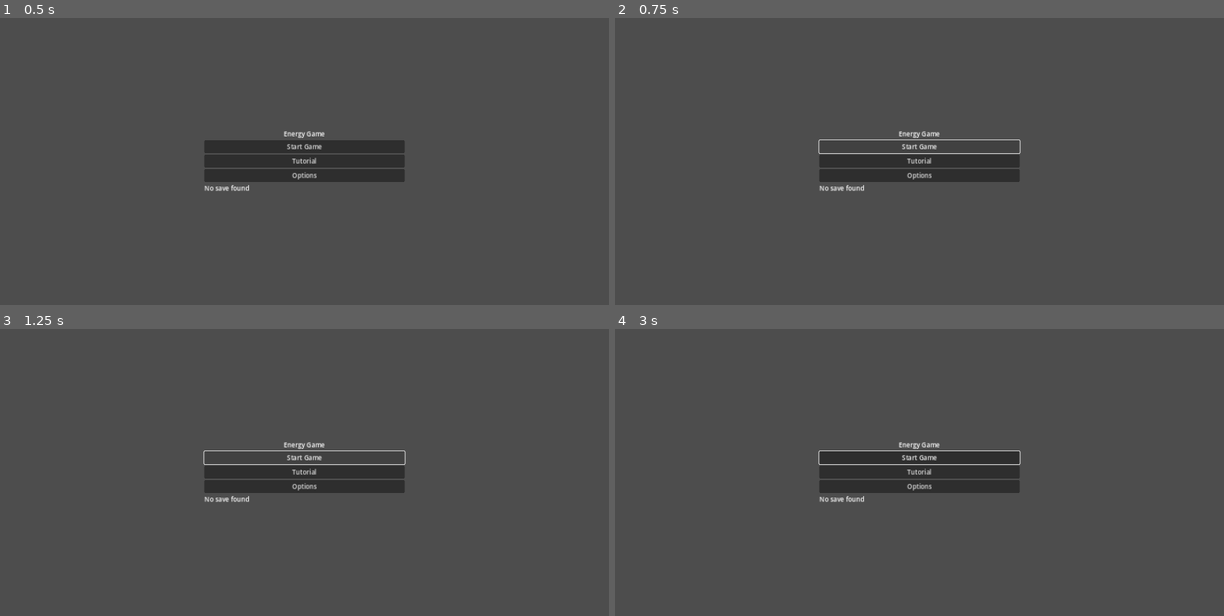
Above: before the commit, frames 1-4 (two rows, left to right).
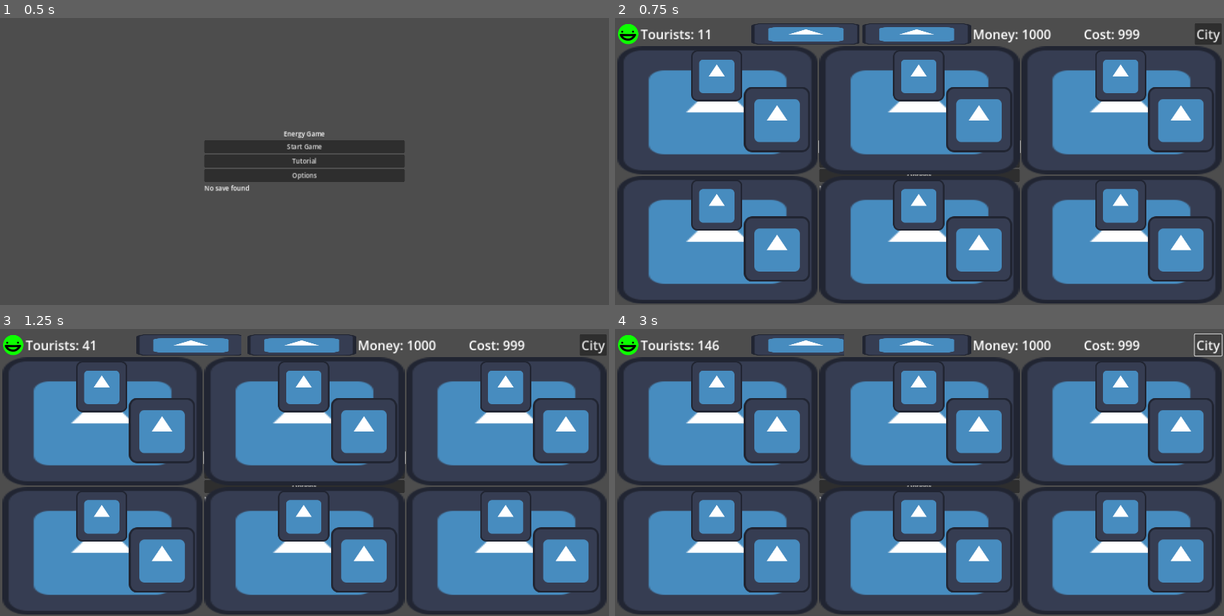
Above: after the commit, the same moments.

Repository: daniel-macias/energy-game
Game: Godot game, scene res://scenes/main.tscn
Two runs of this game, one before a commit and one after it. Both use one fixed random seed, a clock stepped at 60 frames per second and the inputs below. This scene is started directly instead of the project's main scene. The engine's default icon, where the game draws it, is replaced by a stand-in: a white triangle on a blue panel in a dark square.
Inputs (mouse positions are in pixels of both pictures, inside the frame that each line leads up to):
- Up to frame 1 (0.5 s): no input
- Up to frame 2 (0.75 s): click "Start Game" at 0.5 s
- Up to frame 3 (1.25 s): no input
- Up to frame 4 (3 s): click "Start Game" at 1.25 s; click "Start Game" at 2 s; click (1205, 346) at 2.75 s, where only the run after the commit has a clickable "City"

Frame 1 is identical in both runs. In frame 2, 53% of the frame differs, in the area x 0-100%, y 1-100%; in frame 3, 53%; in frame 4, 53%.
Error before the commit: Invalid assignment of property or key 'visible' with value of type 'bool' on a base object of type 'null instance'. (res://scripts/GameManager.gd:111)

Commit message:
loading works but menu doesnt go away

Diff:
--- a/scenes/game.tscn
+++ b/scenes/game.tscn
@@ -1,5 +1,6 @@
-[gd_scene load_steps=9 format=3 uid="uid://c7a8cexa0tn2l"]
-
+[gd_scene load_steps=10 format=3 uid="uid://c7a8cexa0tn2l"]
+
+[ext_resource type="Script" path="res://scripts/game.gd" id="1_dyvnu"]
 [ext_resource type="Texture2D" uid="uid://bjcmyhwx6rxme" path="res://test.png" id="1_s5s73"]
 [ext_resource type="Texture2D" uid="uid://bpbnk8p61xp2l" path="res://icon.svg" id="1_wyxp4"]
 [ext_resource type="PackedScene" uid="uid://m20qguwbdhdt" path="res://scenes/room.tscn" id="2_ylmqk"]
@@ -25,6 +26,7 @@
 grow_horizontal = 2
 grow_vertical = 2
 size_flags_horizontal = 4
+script = ExtResource("1_dyvnu")
 
 [node name="VBoxContainer" type="VBoxContainer" parent="."]
 layout_mode = 1
--- /dev/null
+++ b/scripts/game.gd
@@ -0,0 +1,7 @@
+extends Control
+
+signal game_scene_loaded
+
+func _ready():
+	# Notify GameManager that the game scene has fully loaded
+	emit_signal("game_scene_loaded")
--- a/scripts/menu.gd
+++ b/scripts/menu.gd
@@ -38,12 +38,21 @@
 	options_button.pressed.connect(_on_options_button_pressed)
 
 func _on_play_button_pressed():
+	# Load the game scene
+	var game_scene = load("res://scenes/game.tscn").instantiate()
+
+	# Connect to the `game_scene_loaded` signal regardless of whether it's a new game or a continued game
+	game_scene.connect("game_scene_loaded", _on_game_scene_loaded)
+
+	# Add the scene to the tree and switch to it
+	get_tree().root.add_child(game_scene)
+	get_tree().set_current_scene(game_scene)
+
+func _on_game_scene_loaded():
 	if play_button.text == "Continue Game":
 		GameManager.load_game()
 	else:
 		GameManager.initialize_game_logic()  # Start a fresh game
-	# Transition to the game scene
-	get_tree().change_scene("res://scenes/game.tscn")
 
 func _on_tutorial_button_pressed():
 	get_tree().change_scene("res://scenes/tutorial.tscn")
